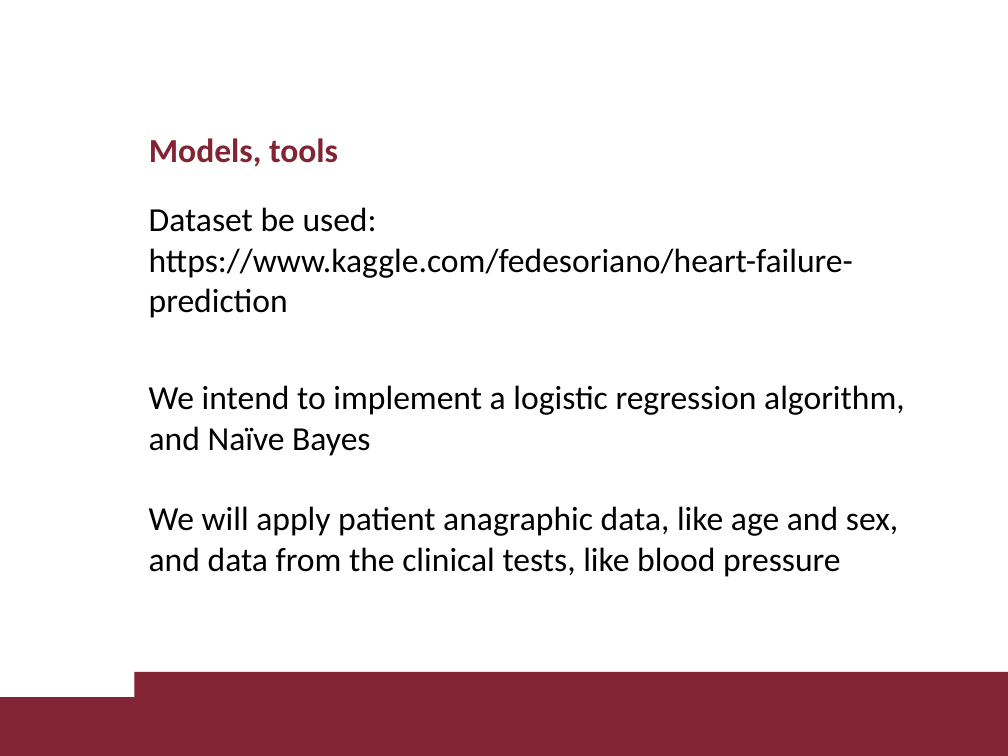
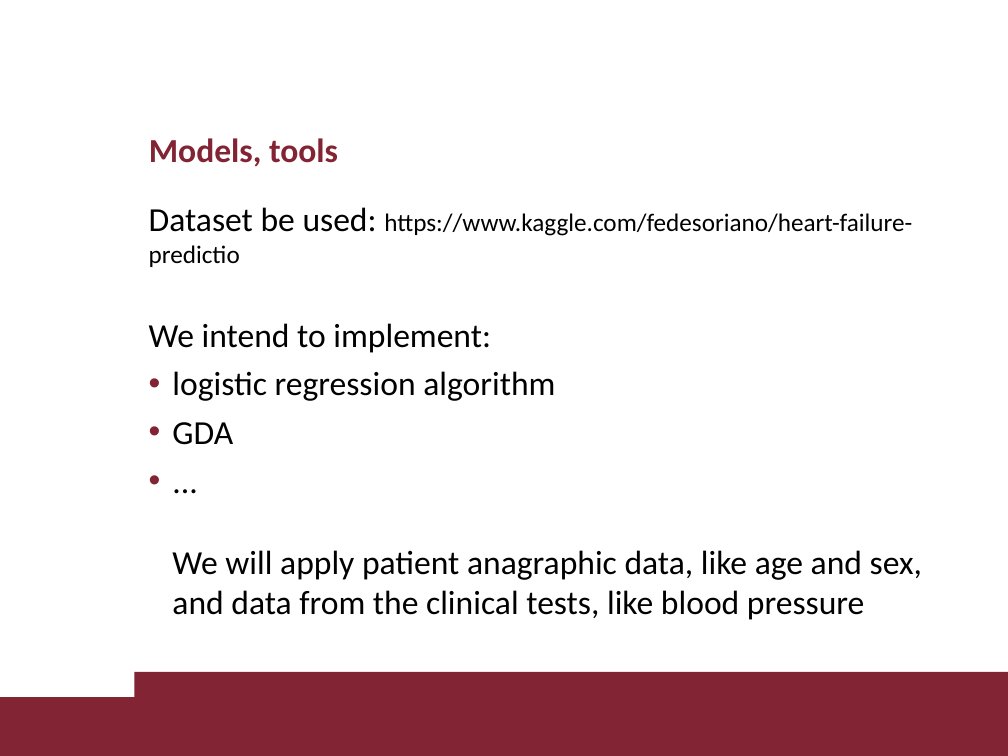
Before and after one commit to MichaelPlug/FDS_Project_HFD, a slide deck: slide 3 of Presentation1/Presentation1.ppt. Drawn at 1008x756 pixels with LibreOffice and Linux fonts; fonts in the diff are those of the drawing; background and template pictures are left out. Boxes give left, top, right and bottom in pixels: in the first picture for what was removed or moved away, otherwise in the second. Text is boxed around its words. In the diff, an @@ line names an element or a change of style, - is before the commit and + after.

Commit message:
final version of slide

```diff
--- a/Presentation1/Presentation1.ppt
+++ b/Presentation1/Presentation1.ppt
@@ text at (149,207,922,620): text changed @@
-Dataset be used: https://www.kaggle.com/fedesoriano/heart-failure-prediction
-We intend to implement a logistic regression algorithm, and Naïve Bayes
-We will apply patient anagraphic data, like age and sex, and data from the clinical tests, like blood pressure
+Dataset be used: https://www.kaggle.com/fedesoriano/heart-failure-predictio
+We intend to implement:
+• logistic regression algorithm
+• GDA
+• ...
+  We will apply patient anagraphic data, like age and sex, and data from the clinical tests, like blood pressure
```
Also in this commit, not shown: 1 other file.
